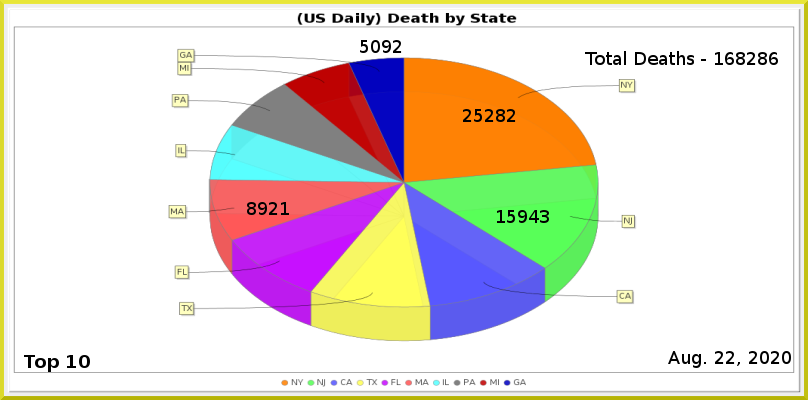
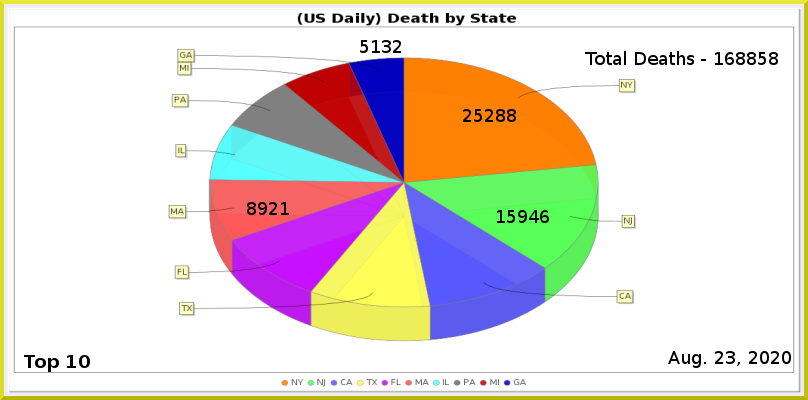
The second 808px x 400px image is a revision of the first. Changes to its layers:
painted on "Least" over (x1=371, y1=40, x2=391, y2=53)
painted on "NJ" over (x1=540, y1=210, x2=549, y2=223)
painted on "NY" over (x1=507, y1=109, x2=516, y2=122)
renamed "Total Deaths - 168286" to "Total Deaths - 168858", painted on it over (x1=747, y1=52, x2=778, y2=65)
painted on "Current Date" over (x1=726, y1=351, x2=735, y2=364)
